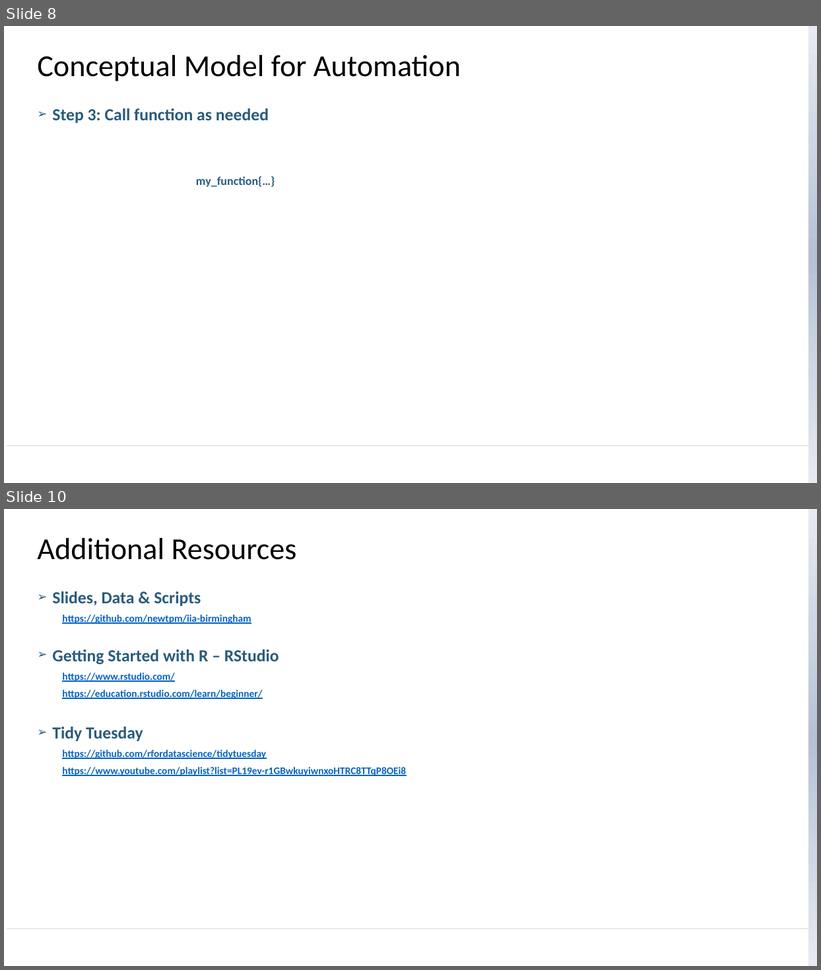
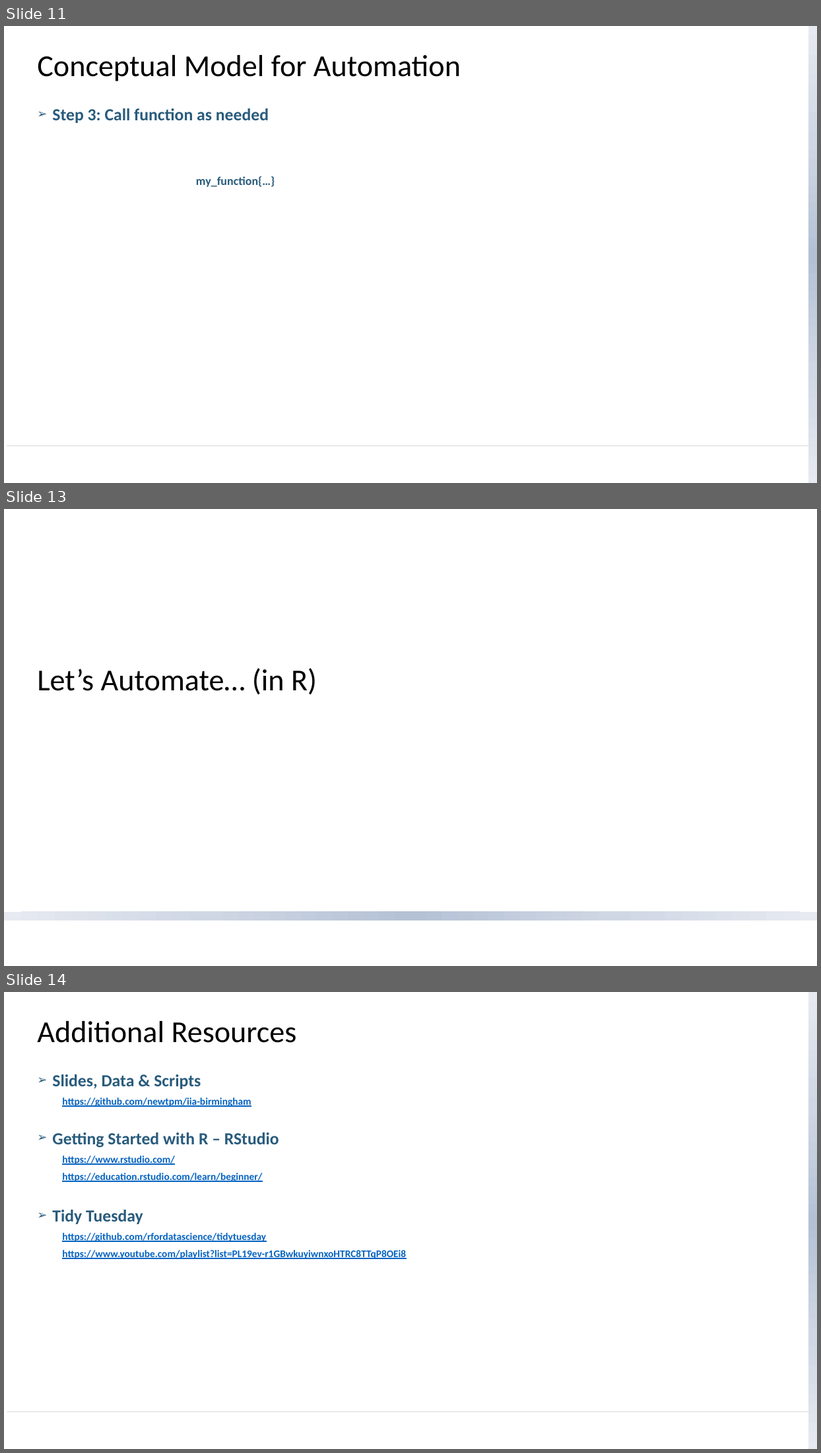
Before and after one commit to newtpm/iia-birmingham, a slide deck: Bravery - Brilliantly Lazy (Automation).pptx. Shown one above the other, each under a label of ours: slides 8 and 10 before the commit, slides 11, 13 and 14 after it; the slides between them are not shown. The pictures are 821x970 and 821x1453 pixels, drawn with LibreOffice and Linux fonts; fonts in the diff are those of the drawing; background and template pictures are left out. Boxes give left, top, right and bottom in pixels: in the first picture for what was removed or moved away, otherwise in the second. Text is boxed around its words. In the diff, an @@ line names an element or a change of style, - is before the commit and + after.

```diff
--- a/Bravery - Brilliantly Lazy (Automation).pptx
+++ b/Bravery - Brilliantly Lazy (Automation).pptx
@@ slide 13 added at [4,509,817,966], background #FFFFFF @@
@@ title added at [37,668,317,695], 36 pt, text #000000 @@
+Let’s Automate… (in R)
@@ rectangle added at [4,912,817,921], fill gradient #B4C1D6 to #D0D8E4 to #E8EBF1 @@
@@ what was slide 8 is now slide 11 @@
@@ what was slide 10 is now slide 14 @@
```
Also in this commit, not shown: 3 slides changed, 4 other slides added, 1 slide removed, 2 other files.
